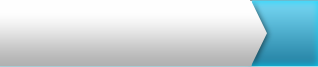
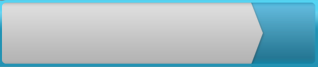
Layers edited between the first and the second 318x67 image:
hid group "Bryan's Version" (22 layers) over (0, 0, 318, 67)
added group "Kory's V2" with 19 layers above "Background" over (0, 0, 318, 67)
added group "FOCUS" (2nd of 2, in "Kory's V2") with 2 layers in group "Kory's V2" over (0, 0, 318, 67)
added layer "HIGHLIGHT" in group "FOCUS" over (0, 0, 318, 67)
added group "ACTIVE" (2nd of 2, in "Kory's V2") with 10 layers in group "Kory's V2" over (0, 0, 318, 67)
added layer "Layer 16 copy 3" (2nd of 2, in "Kory's V2" › "ACTIVE") (58%) in group "ACTIVE" over (0, 0, 318, 6)
added layer "Layer 16 copy 2" (2nd of 2, in "Kory's V2" › "ACTIVE") in group "ACTIVE" over (0, 0, 318, 7)
added layer "Layer 16 copy" (2nd of 2, in "Kory's V2" › "ACTIVE") in group "ACTIVE" over (0, 0, 318, 7)
added layer "Layer 18" in group "ACTIVE" over (0, 60, 318, 67)
added layer "accent line" (1st of 2, in "Kory's V2" › "ACTIVE") in group "ACTIVE" over (0, 0, 318, 2)
added layer "arrow copy 2" in group "ACTIVE" over (0, 0, 266, 66)
added layer "Layer 19" in group "ACTIVE" over (0, 0, 318, 66)
added layer "Layer 20 copy" in group "ACTIVE" over (250, 66, 318, 67)
added group "INACTIVE" (2nd of 2, in "Kory's V2") with 4 layers in group "Kory's V2" over (0, 0, 318, 67)
added layer "accent line" (2nd of 2, in "Kory's V2" › "INACTIVE") in group "INACTIVE" over (0, 0, 318, 2)
added layer "arrow copy" in group "INACTIVE" over (0, 0, 266, 67)
added layer "bg" (2nd of 2, in "Kory's V2" › "INACTIVE") in group "INACTIVE" over (0, 0, 318, 67)
added layer "Layer 20" in group "INACTIVE" over (250, 66, 318, 67)
